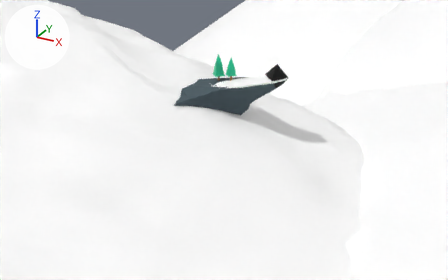
The COLLADA model source/resource/obj/cliff.dae as it was, and as the next commit left it.
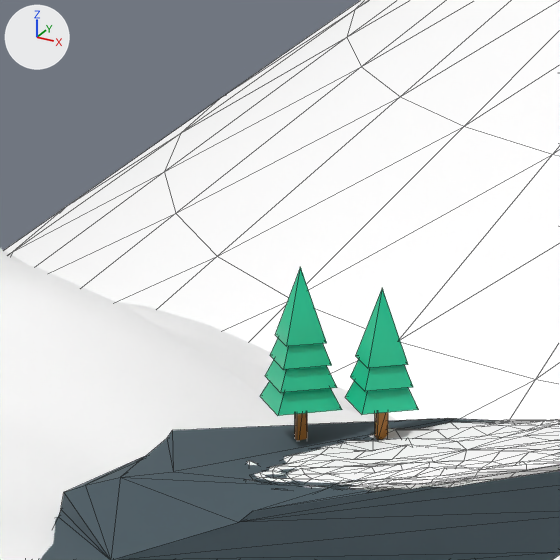
There are two pictures of each version: one from a camera (50 mm lens) standing at (56.3, -127.9, 44.7) and looking at (-11.6, -4.6, -17.0), one close up on the part from 38% to 58% of the width and 4% to 35% of the height. The axes (+X, +Y, +Z) are drawn at upper left. The lights are the same throughout. The close-ups show mesh edges as thin lines. Where no turn or scale is listed for an object, it has been applied to the vertices.

Script lines for the objects in view, before the commit:
```python
me_cone_1_001 = bpy.data.meshes.new('Cone_1.001')
me_cone_1_001.from_pydata([(1.37, 0.0, -1.42), (0.0, 0.0, 1.42), (0.0, 1.37, -1.42), (-1.37, 0.0, -1.42), (0.0, -1.37, -1.42)], [], [(2, 1, 0), (3, 1, 2), (4, 1, 3), (0, 1, 4)])
me_cone_1_001.materials.append(mat_treetop)  # green #19c28f
me_cone_2 = bpy.data.meshes.new('Cone_2')
me_cone_2.from_pydata([(1.6, 0.0, -1.42), (0.0, 0.0, 1.42), (0.0, 1.6, -1.42), (-1.6, 0.0, -1.42), (0.0, -1.6, -1.42)], [], [(2, 1, 0), (3, 1, 2), (4, 1, 3), (0, 1, 4)])
me_cone_2.materials.append(mat_treetop)  # green #19c28f
me_mountainleft = bpy.data.meshes.new('MountainLeft')
me_mountainleft.from_pydata(...)  # 2703 vertices, 5098 faces; spans x -26.0..170.0, y -85.0..86.0, z -37.0..36.0
me_mountainleft.materials.append(mat_snow)  # white #ffffff
ob_cone_1_001 = bpy.data.objects.new('Cone_1.001', me_cone_1_001)
ob_cone_1_001.location = (-16.72, 2.03, 0.35)
ob_cone_2 = bpy.data.objects.new('Cone_2', me_cone_2)
ob_cone_2.location = (-13.19, 2.03, -0.83)
ob_mountainleft = bpy.data.objects.new('MountainLeft', me_mountainleft)
ob_mountainleft.location = (-78.74, 2.98, -17.1)
# also in view: 'Cone_0' at (-13.2, 2.0, 0.9); 'Cone_3' at (-16.7, 2.0, -1.4); 'Cliff' at (-15.9, -1.7, -8.6); 'Cone_2.001' at (-16.7, 2.0, -0.5); 'DistantMountain' at (-27.5, 126.1, -13.8)
```
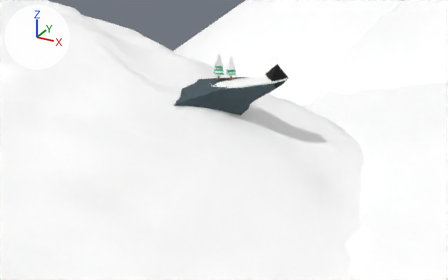
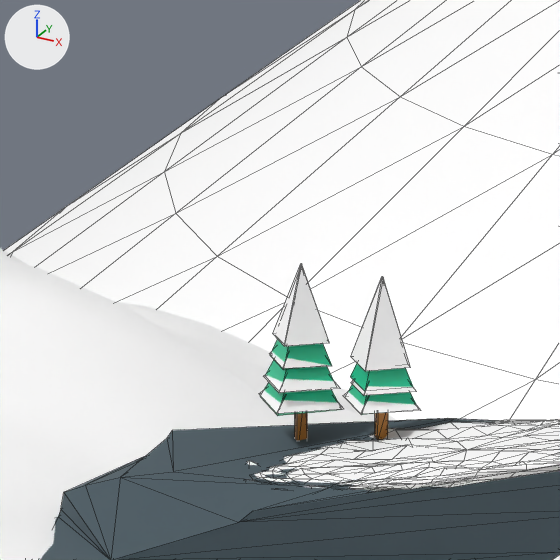
Diff of the bpy script that builds the scene:
```diff
--- a/source/resource/obj/cliff.dae.py
+++ b/source/resource/obj/cliff.dae.py
@@ me_treesnow6 @@
+me_treesnow6.from_pydata(...)  # 24 vertices, 24 faces; spans x -1.73..1.66, y -1.75..1.67, z -3.23..1.76
+me_treesnow6.materials.append(mat_snow)  # white #ffffff
@@ me_treesnow @@
+me_treesnow.from_pydata(...)  # 32 vertices, 32 faces; spans x -1.91..1.88, y -1.95..1.89, z -3.32..2.18
+me_treesnow.materials.append(mat_snow)  # white #ffffff
@@ ob_treesnow6_001 @@
+ob_treesnow6_001 = bpy.data.objects.new('TreeSnow6.001', me_treesnow6)
+ob_treesnow6_001.location = (-13.14, 2.03, 0.95)
@@ ob_treesnow_001 @@
+ob_treesnow_001 = bpy.data.objects.new('TreeSnow.001', me_treesnow)
+ob_treesnow_001.location = (-16.69, 2.03, 0.57)
```

Location of each change, [x1, y1, x2, y2] in pixels of the close-ups (560 x 560 px):
'TreeSnow.001', added
    after: [259, 264, 344, 414]
'TreeSnow6.001', added
    after: [343, 277, 421, 414]
'Cone_0', unchanged, covered by the edit
    before: [356, 289, 408, 368]
'Cone_0.001', unchanged, covered by the edit
    before: [275, 267, 327, 346]
'Cone_2', unchanged, covered by the edit
    before: [345, 381, 419, 415]
    after: [348, 384, 416, 415]
